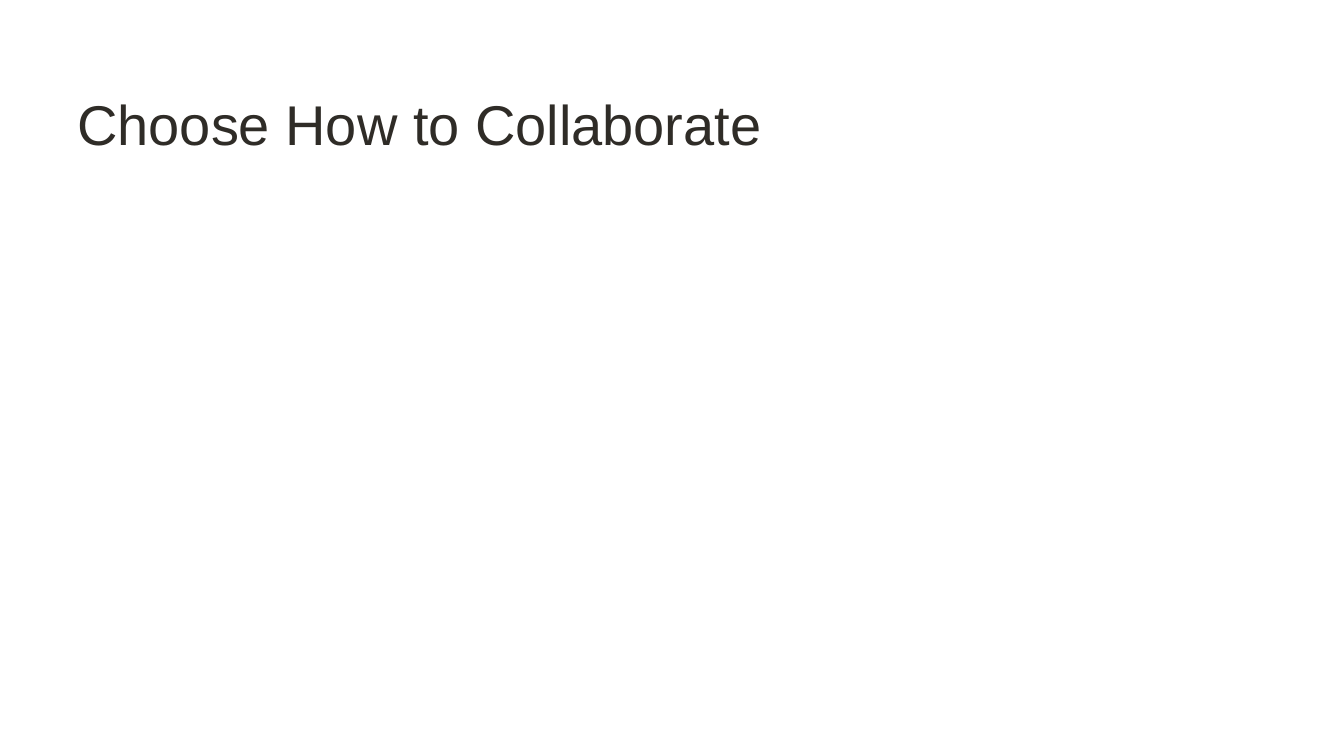
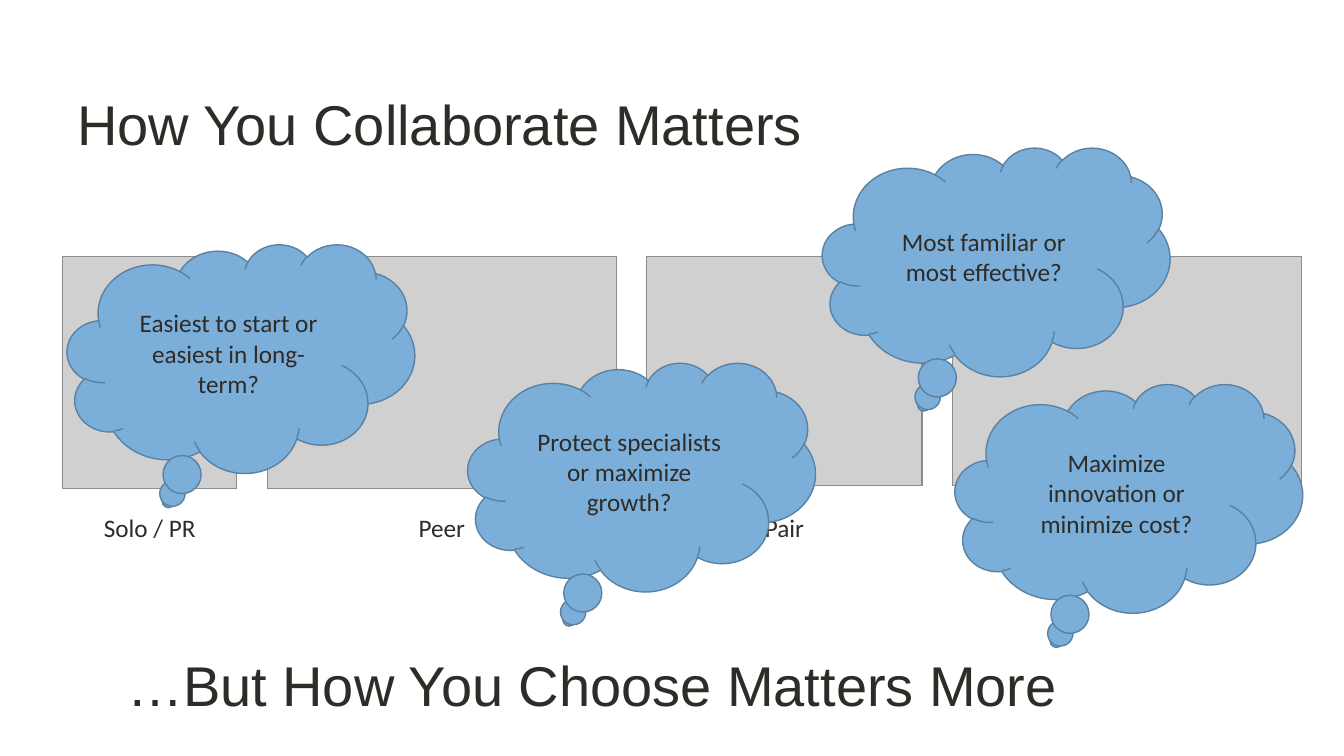
Before and after one commit to digdeeproots/talks, a slide deck: slide 7 of Decks/Craft2023-PromiscuousPairingBeginnerMind.pptx (slide 6 before the commit). Drawn at 1344x756 pixels with LibreOffice and Linux fonts; fonts in the diff are those of the drawing; grey boxes stand for pictures; background and template pictures are left out. Boxes give left, top, right and bottom in pixels: in the first picture for what was removed or moved away, otherwise in the second. Text is boxed around its words. In the diff, an @@ line names an element or a change of style, - is before the commit and + after.

```diff
--- a/Decks/Craft2023-PromiscuousPairingBeginnerMind.pptx
+++ b/Decks/Craft2023-PromiscuousPairingBeginnerMind.pptx
@@ title at (77,104,802,146): text changed @@
-Choose How to Collaborate
+How You Collaborate Matters
@@ thought cloud added at (823,147,1171,376), fill #7BAFDA, outline #5B81A1 1 pt, 18 pt, text #2F2C27 @@
+Most familiar or most effective?
@@ picture added at (63,257,237,490) @@
@@ thought cloud added at (68,244,415,473), fill #7BAFDA, outline #5B81A1 1 pt, 18 pt, text #2F2C27 @@
+Easiest to start or easiest in long-term?
@@ picture added at (267,257,616,490) @@
@@ picture added at (647,257,923,486) @@
@@ picture added at (953,257,1302,486) @@
@@ thought cloud added at (468,363,816,592), fill #7BAFDA, outline #5B81A1 1 pt, 18 pt, text #2F2C27 @@
+Protect specialists or maximize growth?
@@ thought cloud added at (956,384,1304,613), fill #7BAFDA, outline #5B81A1 1 pt, 18 pt, text #2F2C27 @@
+Maximize innovation or minimize cost?
@@ text added at (104,519,196,537), 18 pt, text #2F2C27 @@
+Solo / PR
@@ text added at (419,521,465,537), 18 pt, text #2F2C27 @@
+Peer
@@ text added at (765,516,804,539), 18 pt, text #2F2C27 @@
+Pair
@@ text added at (1043,516,1211,533), 18 pt, text #2F2C27 @@
+Ensemble (Mob)
@@ text added at (127,665,1056,707), 40 pt, text #2F2C27 @@
+…But How You Choose Matters More
```
Also in this commit, not shown: 2 other slides changed, 22 slides added, 13 slides removed, 1 other file.
